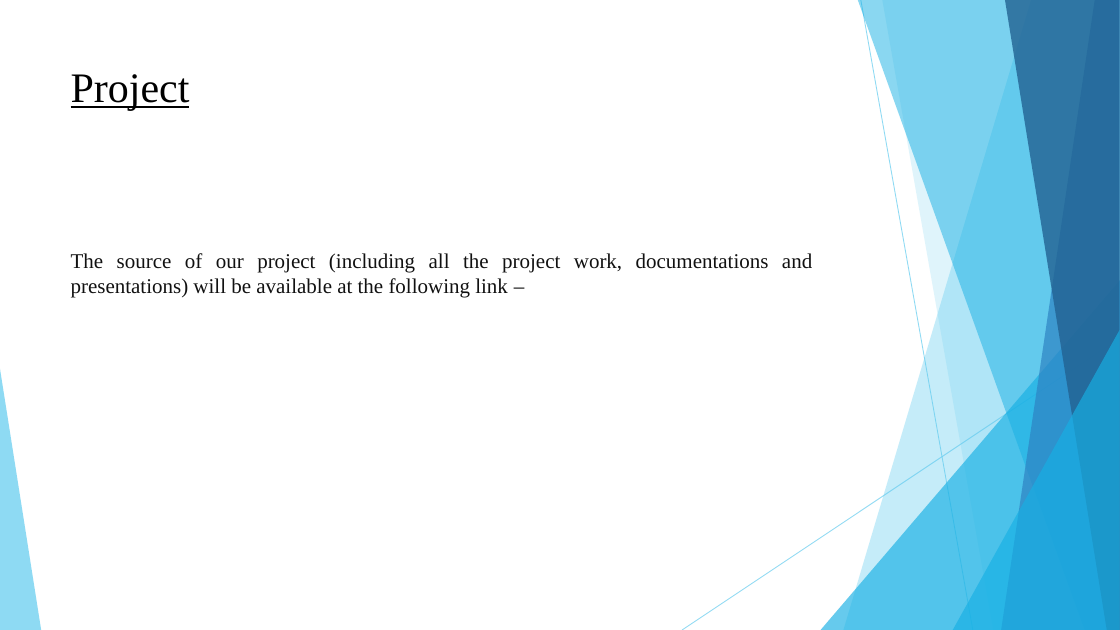
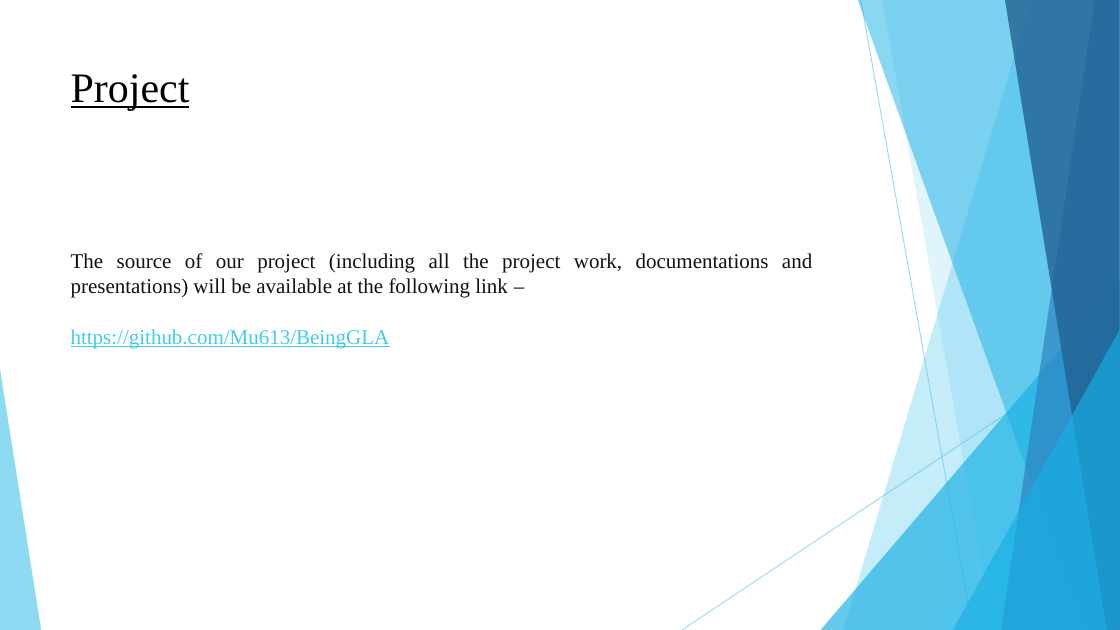
Before and after one commit to Mu613/BeingGLA, a slide deck: slide 12 of bg ppt.pptx. Drawn at 1120x630 pixels with LibreOffice and Linux fonts; fonts in the diff are those of the drawing. Boxes give left, top, right and bottom in pixels: in the first picture for what was removed or moved away, otherwise in the second. Text is boxed around its words. In the diff, an @@ line names an element or a change of style, - is before the commit and + after.

```diff
--- a/bg ppt.pptx
+++ b/bg ppt.pptx
@@ text at box(71, 329, 390, 348): paragraph added @@
+https://github.com/Mu613/BeingGLA
```
Also in this commit, not shown: 1 other file.
